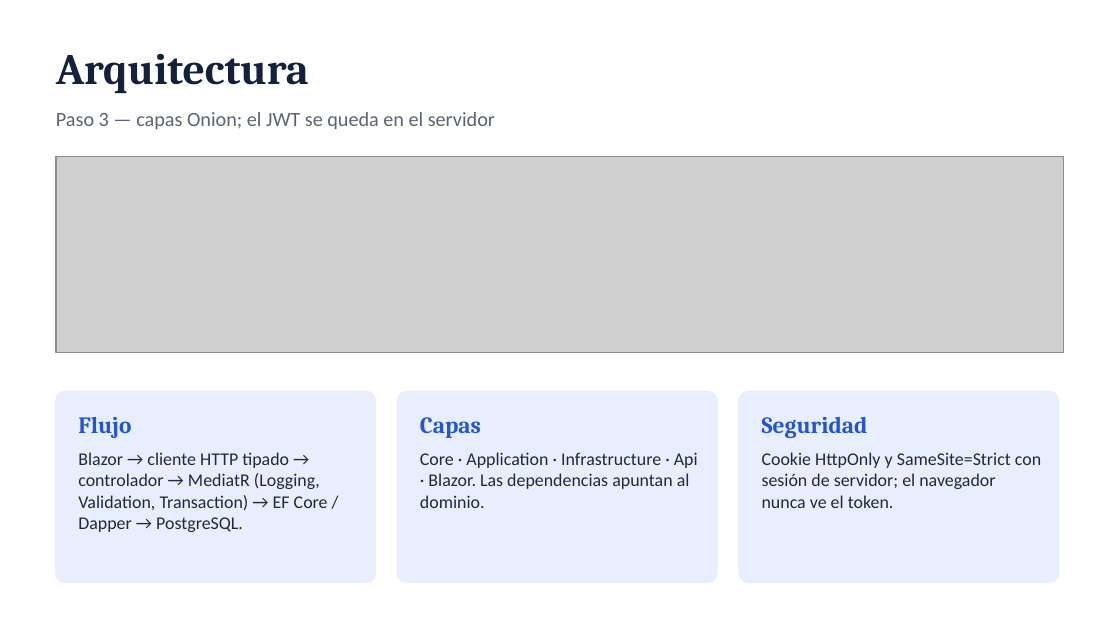
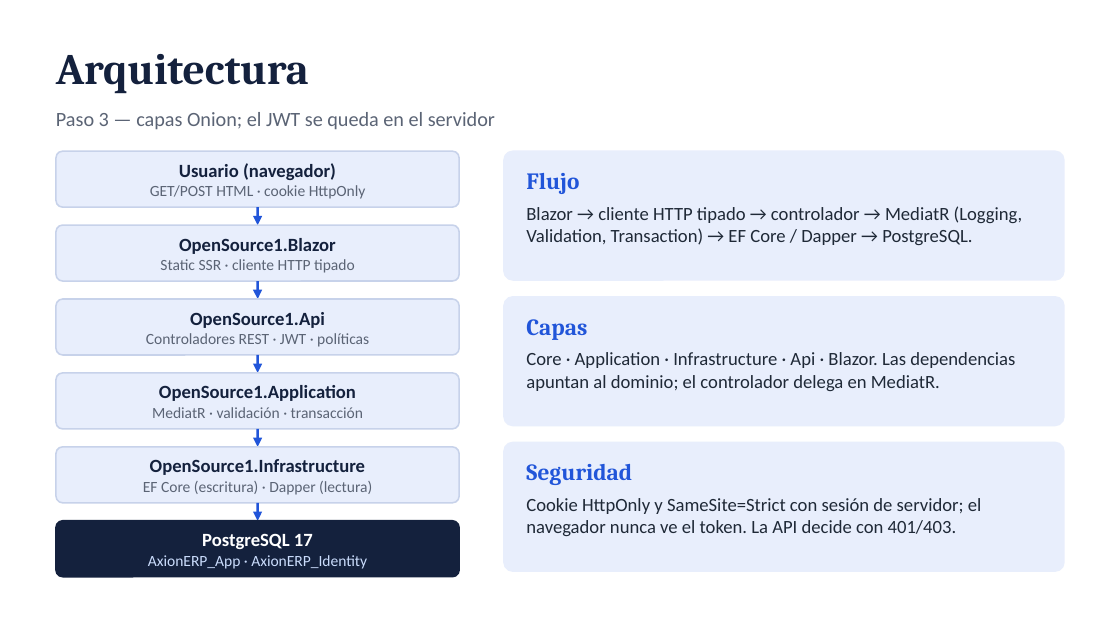
Before and after one commit to RPCONSULTANT/OpenSource1, a slide deck: slide 5 of docs/entregable-parte-1/presentacion.pptx. Drawn at 1120x630 pixels with LibreOffice and Linux fonts; fonts in the diff are those of the drawing; grey boxes stand for pictures. Boxes give left, top, right and bottom in pixels: in the first picture for what was removed or moved away, otherwise in the second. Text is boxed around its words. In the diff, an @@ line names an element or a change of style, - is before the commit and + after.

```diff
--- a/docs/entregable-parte-1/presentacion.pptx
+++ b/docs/entregable-parte-1/presentacion.pptx
@@ picture removed at (x1=56, y1=157, x2=1064, y2=352) @@
@@ rounded rectangle added at (x1=56, y1=151, x2=459, y2=207), fill #E8EEFC, outline #C7D2EA 1 pt @@
@@ text added at (x1=150, y1=163, x2=366, y2=199), 10 pt, text #5B6475 @@
+Usuario (navegador)
+GET/POST HTML · cookie HttpOnly
@@ rounded rectangle added at (x1=504, y1=151, x2=1064, y2=280), fill #E8EEFC, outline #E8EEFC 1 pt @@
@@ text "Flujo" moved from (x1=78, y1=417, x2=131, y2=438) to (x1=526, y1=173, x2=579, y2=194) @@
@@ arrow added from (258, 207) to (258, 225), #2155D9 1.5 pt @@
@@ text "Blazor → cliente HTTP tipado ..." moved from (x1=78, y1=452, x2=328, y2=532) to (x1=526, y1=206, x2=1023, y2=245) @@
@@ text "Blazor → cliente HTTP tipado ..." at (x1=526, y1=206, x2=1023, y2=245): size 11.5 to 12 pt @@
@@ rounded rectangle added at (x1=56, y1=225, x2=459, y2=281), fill #E8EEFC, outline #C7D2EA 1 pt @@
@@ text added at (x1=160, y1=238, x2=355, y2=273), 10 pt, text #5B6475 @@
+OpenSource1.Blazor
+Static SSR · cliente HTTP tipado
@@ rounded rectangle added at (x1=56, y1=299, x2=459, y2=355), fill #E8EEFC, outline #C7D2EA 1 pt @@
@@ arrow added from (258, 281) to (258, 299), #2155D9 1.5 pt @@
@@ rounded rectangle added at (x1=504, y1=297, x2=1064, y2=426), fill #E8EEFC, outline #E8EEFC 1 pt @@
@@ text added at (x1=146, y1=312, x2=369, y2=347), 10 pt, text #5B6475 @@
+OpenSource1.Api
+Controladores REST · JWT · políticas
@@ text "Capas" moved from (x1=420, y1=417, x2=481, y2=438) to (x1=526, y1=319, x2=587, y2=340) @@
@@ arrow added from (258, 355) to (258, 373), #2155D9 1.5 pt @@
@@ text at (x1=526, y1=352, x2=1015, y2=391): text changed; size 11.5 to 12 pt @@
-Core · Application · Infrastructure · Api · Blazor. Las dependencias apuntan al dominio.
+Core · Application · Infrastructure · Api · Blazor. Las dependencias apuntan al dominio; el controlador delega en MediatR.
@@ rounded rectangle added at (x1=56, y1=373, x2=459, y2=429), fill #E8EEFC, outline #C7D2EA 1 pt @@
@@ text added at (x1=152, y1=385, x2=363, y2=418), 10 pt, text #5B6475 @@
+OpenSource1.Application
+MediatR · validación · transacción
@@ rounded rectangle removed at (x1=398, y1=391, x2=717, y2=582) @@
@@ rounded rectangle resized from (x1=56, y1=391, x2=375, y2=582) to (x1=56, y1=447, x2=459, y2=503) @@
@@ rounded rectangle at (x1=56, y1=447, x2=459, y2=503): outline #E8EEFC 1 pt to #C7D2EA 1 pt; proportions changed @@
@@ arrow added from (258, 429) to (258, 447), #2155D9 1.5 pt @@
@@ rounded rectangle resized from (x1=739, y1=391, x2=1058, y2=582) to (x1=504, y1=442, x2=1064, y2=571) @@
@@ rounded rectangle at (x1=504, y1=442, x2=1064, y2=571): proportions changed @@
@@ text added at (x1=143, y1=459, x2=372, y2=495), 10 pt, text #5B6475 @@
+OpenSource1.Infrastructure
+EF Core (escritura) · Dapper (lectura)
@@ text "Seguridad" moved from (x1=762, y1=417, x2=868, y2=438) to (x1=526, y1=464, x2=632, y2=485) @@
@@ arrow added from (258, 503) to (258, 521), #2155D9 1.5 pt @@
@@ text at (x1=526, y1=498, x2=982, y2=536): text changed; size 11.5 to 12 pt @@
-Cookie HttpOnly y SameSite=Strict con sesión de servidor; el navegador nunca ve el token.
+Cookie HttpOnly y SameSite=Strict con sesión de servidor; el navegador nunca ve el token. La API decide con 401/403.
@@ rounded rectangle added at (x1=56, y1=521, x2=459, y2=577), fill #14213D, outline #14213D 1 pt @@
@@ text added at (x1=148, y1=533, x2=367, y2=569), 10 pt, text #CADCFC @@
+PostgreSQL 17
+AxionERP_App · AxionERP_Identity
```
Also in this commit, not shown: 2 other slides changed, 36 other files.
